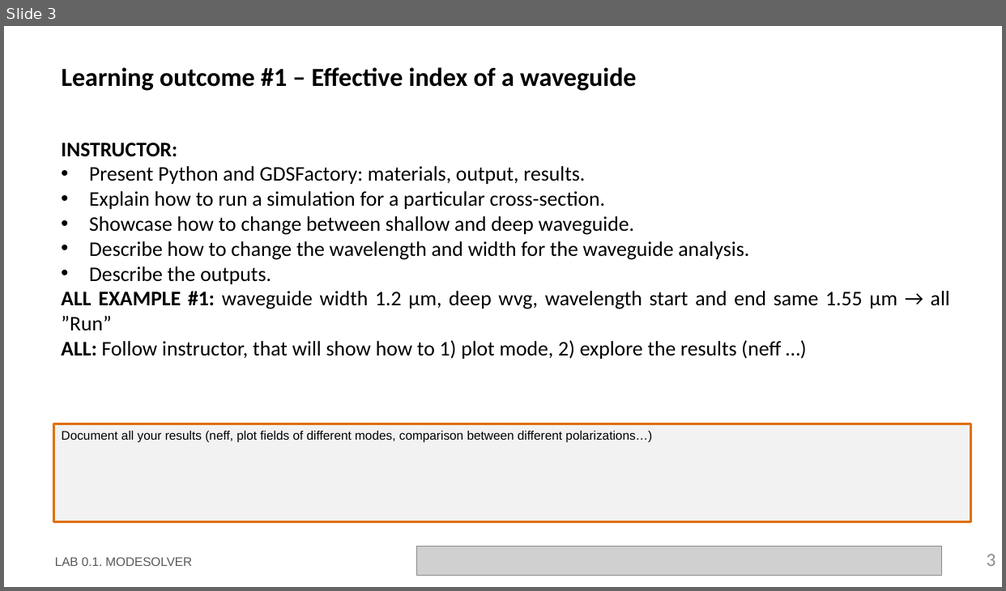
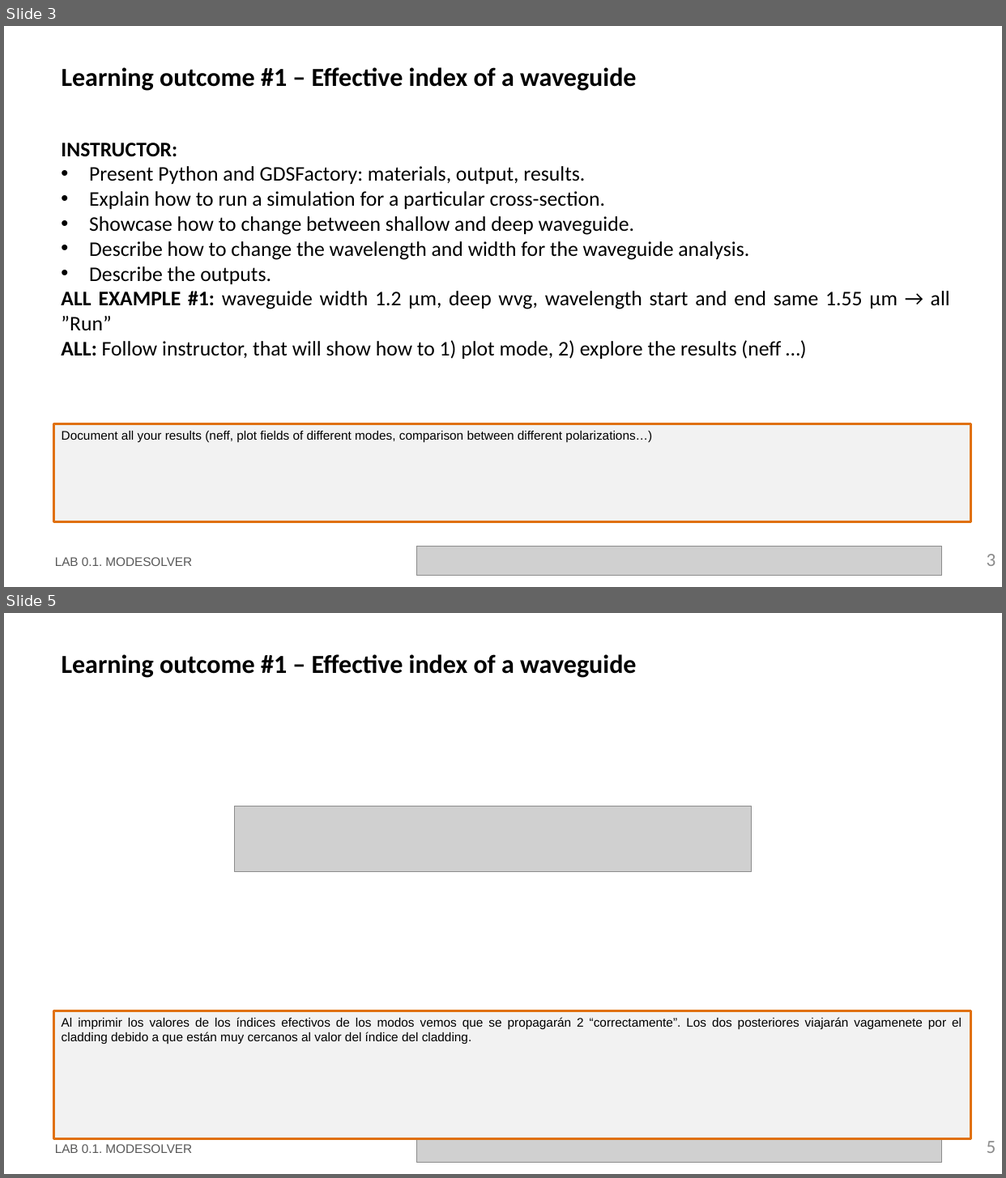
Before and after one commit to RobertoFernandezSevilla/pic-upv-lab0, a slide deck: LabBook_010.pptx. Shown one above the other, each under a label of ours: slide 3 before the commit, slides 3 and 5 after it; the slides between them are not shown. The pictures are 1006x591 and 1006x1178 pixels, drawn with LibreOffice and Linux fonts; fonts in the diff are those of the drawing; grey boxes stand for pictures; background and template pictures are left out. Boxes give left, top, right and bottom in pixels: in the first picture for what was removed or moved away, otherwise in the second. Text is boxed around its words. In the diff, an @@ line names an element or a change of style, - is before the commit and + after.

```diff
--- a/LabBook_010.pptx
+++ b/LabBook_010.pptx
@@ slide 5 added at box(4, 613, 1002, 1174), background #FFFFFF @@
@@ title added at box(62, 654, 636, 678), 25 pt, text #000000, bold @@
+Learning outcome #1 – Effective index of a waveguide
@@ picture added at box(235, 806, 751, 872) @@
@@ rectangle added at box(54, 1012, 971, 1140), fill #F2F2F2, outline #E0700D 2.25 pt, 12 pt, text #000000 @@
+Al imprimir los valores de los índices efectivos de los modos vemos que se propagarán 2 “correctamente”. Los dos posteriores viajarán vagamenete por el cladding debido a que están muy cercanos al valor del índice del cladding.
@@ text added at box(55, 1144, 192, 1153), 12 pt, text #585858 @@
+LAB 0.1. MODESOLVER
@@ picture added at box(417, 1133, 942, 1163) @@
@@ page number added at box(987, 1141, 996, 1153), 18 pt, text #8C8C8C @@
+5
```
Also in this commit, not shown: 5 other slides added, 3 other files.
